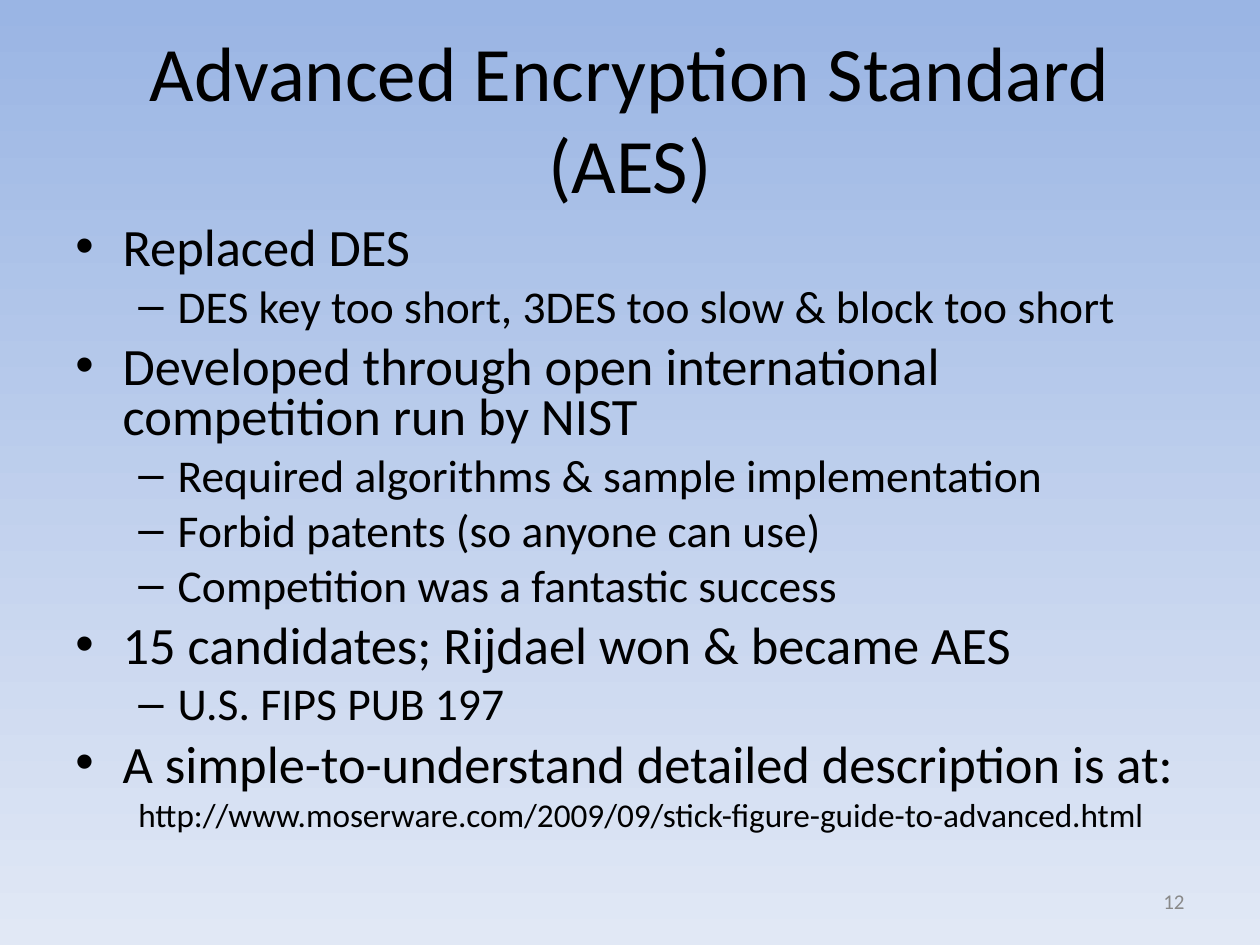
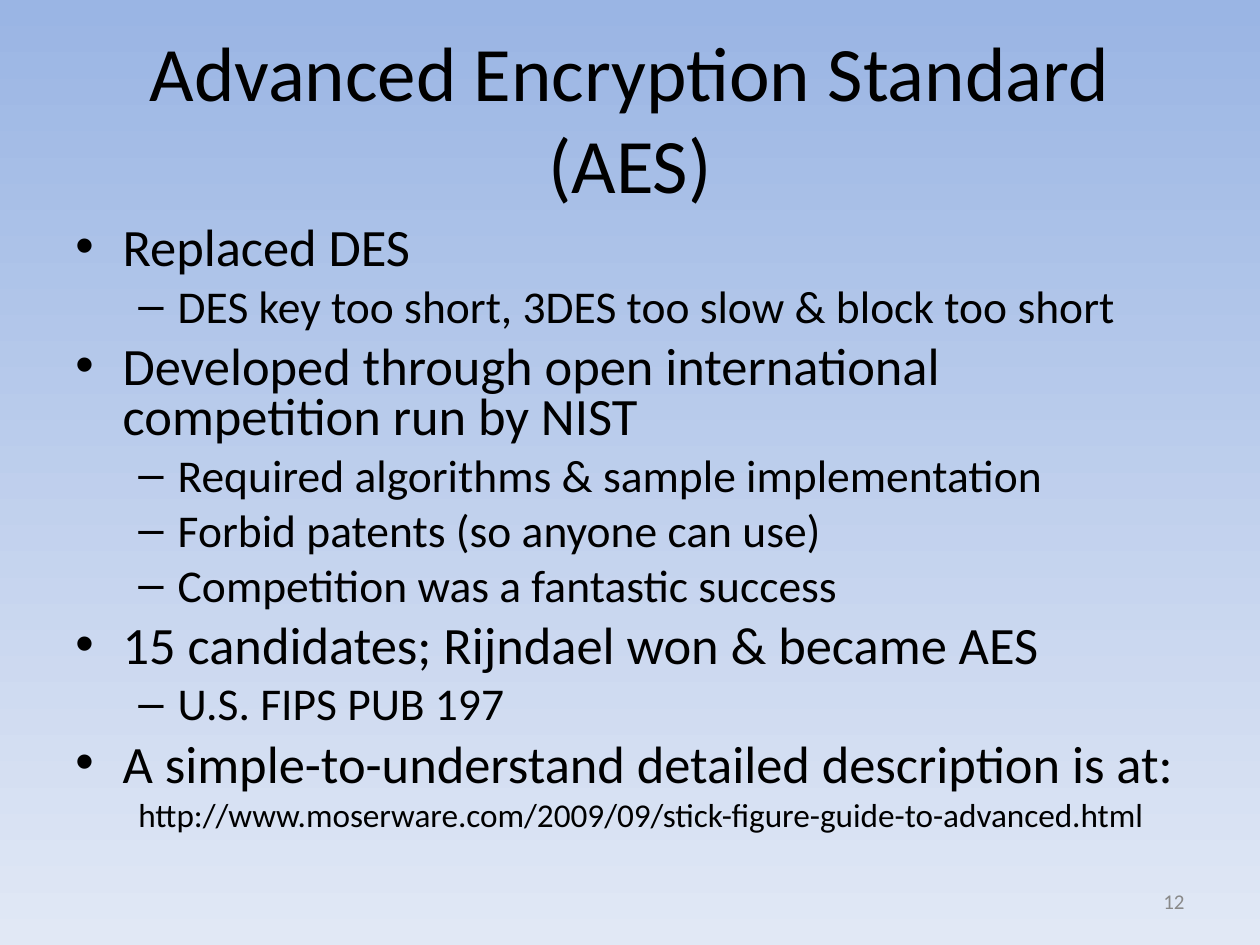
Before and after one commit to david-a-wheeler/david-a-wheeler.github.io, a slide deck: slide 12 of secure-class/presentations/Secure-Software-7-Cryptography.ppt. Drawn at 1260x945 pixels with LibreOffice and Linux fonts; fonts in the diff are those of the drawing. Boxes give left, top, right and bottom in pixels: in the first picture for what was removed or moved away, otherwise in the second. Text is boxed around its words. In the diff, an @@ line names an element or a change of style, - is before the commit and + after.

Commit message:
Add Crypto slide tweak

```diff
--- a/secure-class/presentations/Secure-Software-7-Cryptography.ppt
+++ b/secure-class/presentations/Secure-Software-7-Cryptography.ppt
@@ text at bbox=[123, 627, 1039, 673]: text changed @@
-• 15 candidates; Rijdael won & became AES
+• 15 candidates; Rijndael won & became AES
```
Also in this commit, not shown: 1 other file.
